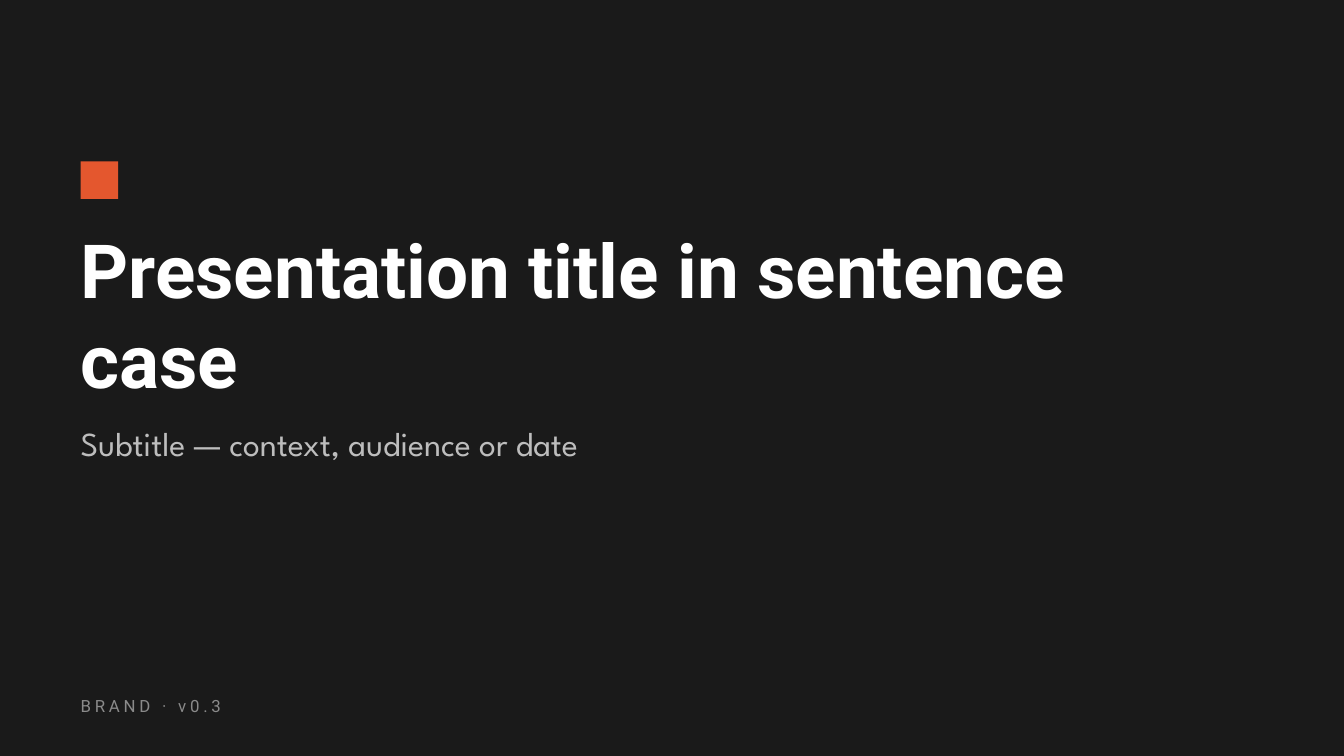
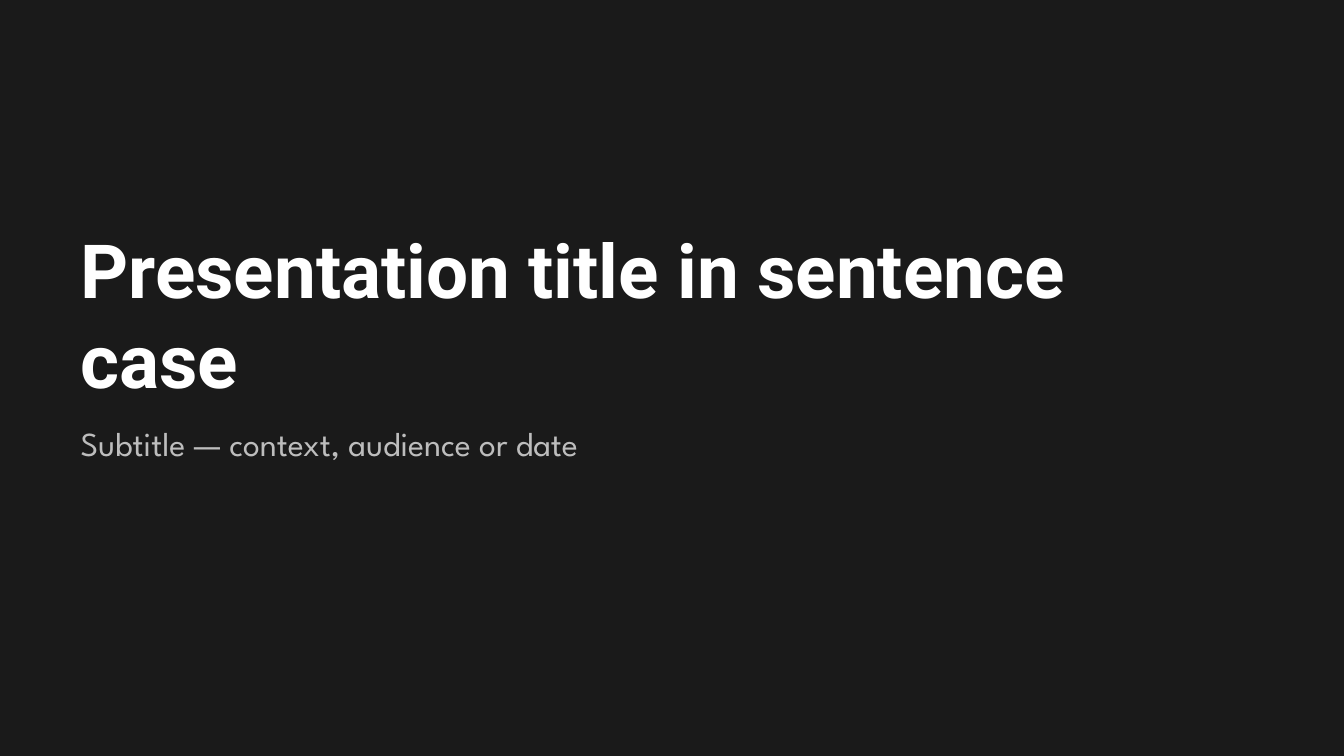
Before and after one commit to token8/test, a slide deck: slide 1 of brand/templates/brand-slides-template.pptx. Drawn at 1344x756 pixels with LibreOffice and Linux fonts; fonts in the diff are those of the drawing; background and template pictures are left out. Boxes give left, top, right and bottom in pixels: in the first picture for what was removed or moved away, otherwise in the second. Text is boxed around its words. In the diff, an @@ line names an element or a change of style, - is before the commit and + after.

```diff
--- a/brand/templates/brand-slides-template.pptx
+++ b/brand/templates/brand-slides-template.pptx
@@ rectangle removed at [81,161,118,199] @@
@@ text removed at [81,700,221,712] @@
-BRAND · v0.3
```
Also in this commit, not shown: 7 other slides changed, 32 other files.
